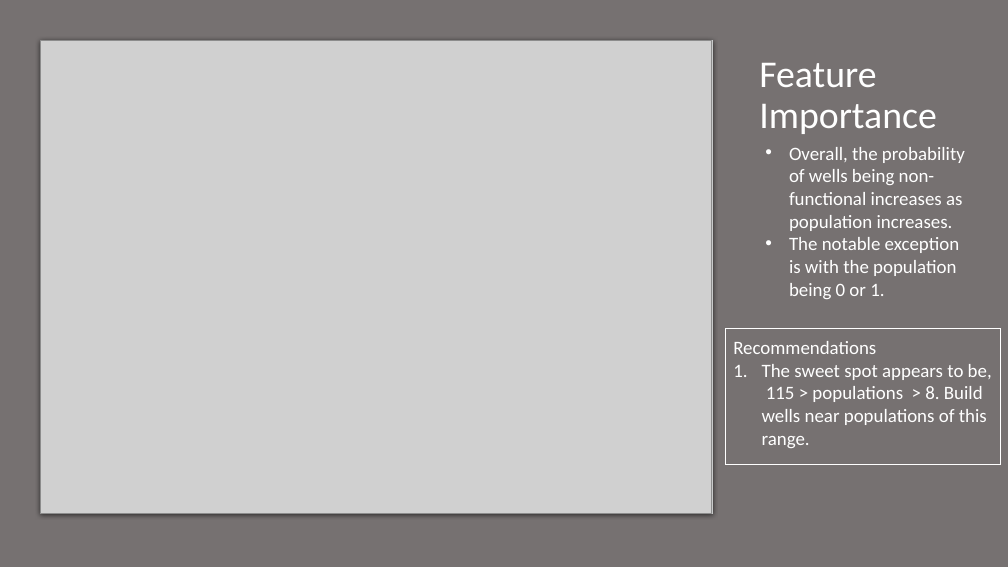
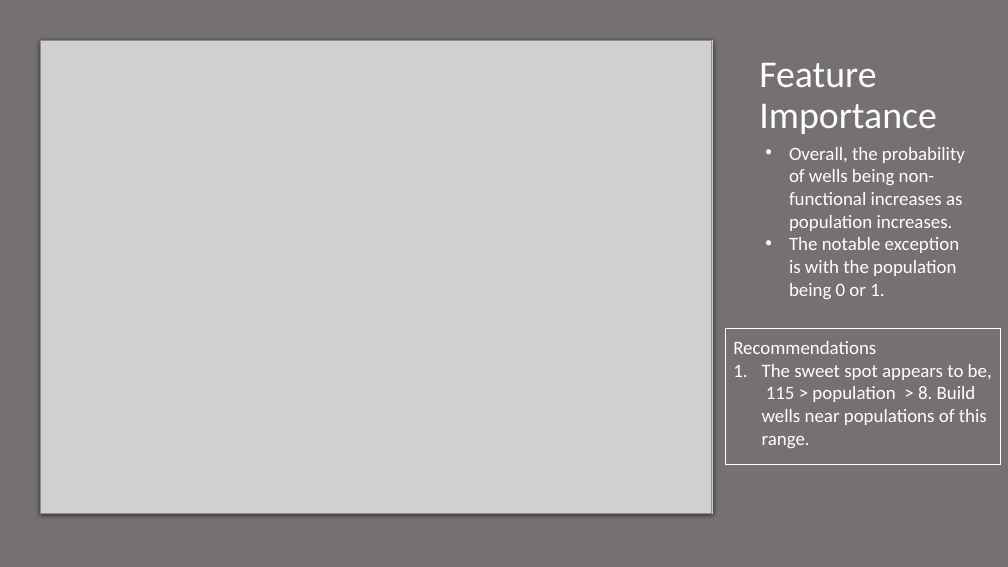
Before and after one commit to minthammock-development/mod3FinalProject, a slide deck: slide 12 of Non-Technical Presentation.pptx. Drawn at 1008x567 pixels with LibreOffice and Linux fonts; fonts in the diff are those of the drawing; grey boxes stand for pictures. Boxes give left, top, right and bottom in pixels: in the first picture for what was removed or moved away, otherwise in the second. Text is boxed around its words. In the diff, an @@ line names an element or a change of style, - is before the commit and + after.

```diff
--- a/Non-Technical Presentation.pptx
+++ b/Non-Technical Presentation.pptx
@@ text at bbox=[762, 364, 992, 448]: text changed @@
-1. The sweet spot appears to be, 115 > populations > 8. Build wells near populations of this range.
+1. The sweet spot appears to be, 115 > population > 8. Build wells near populations of this range.
```
Also in this commit, not shown: 30 other files.
